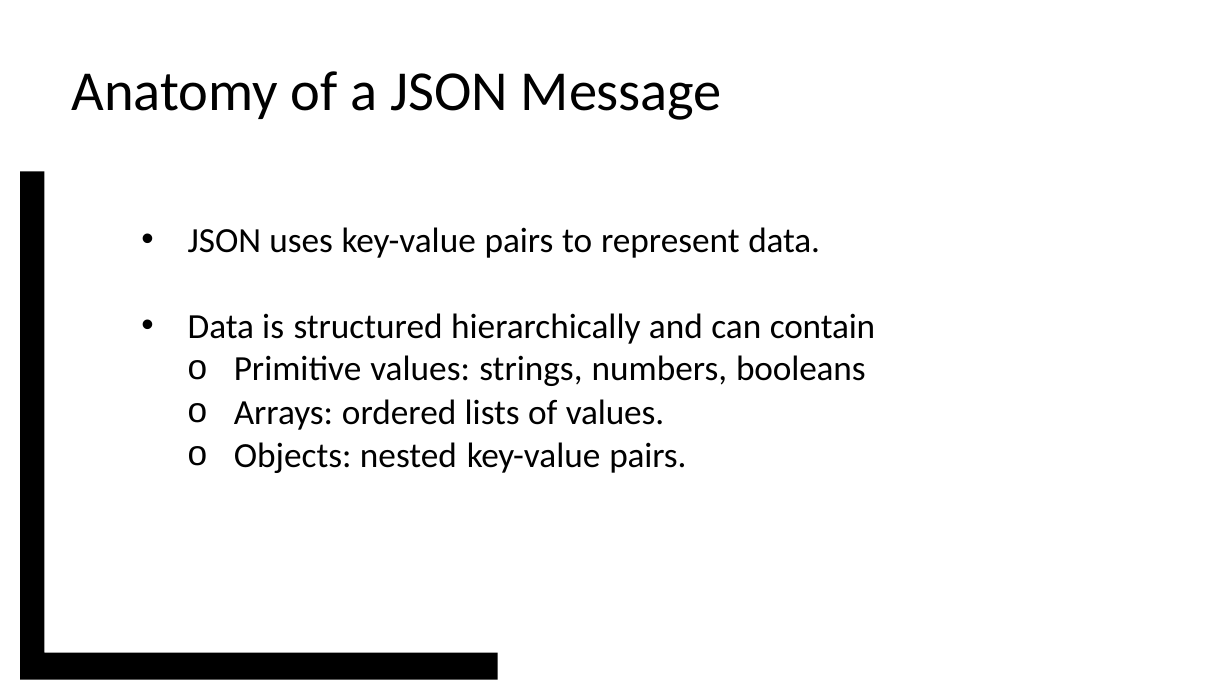
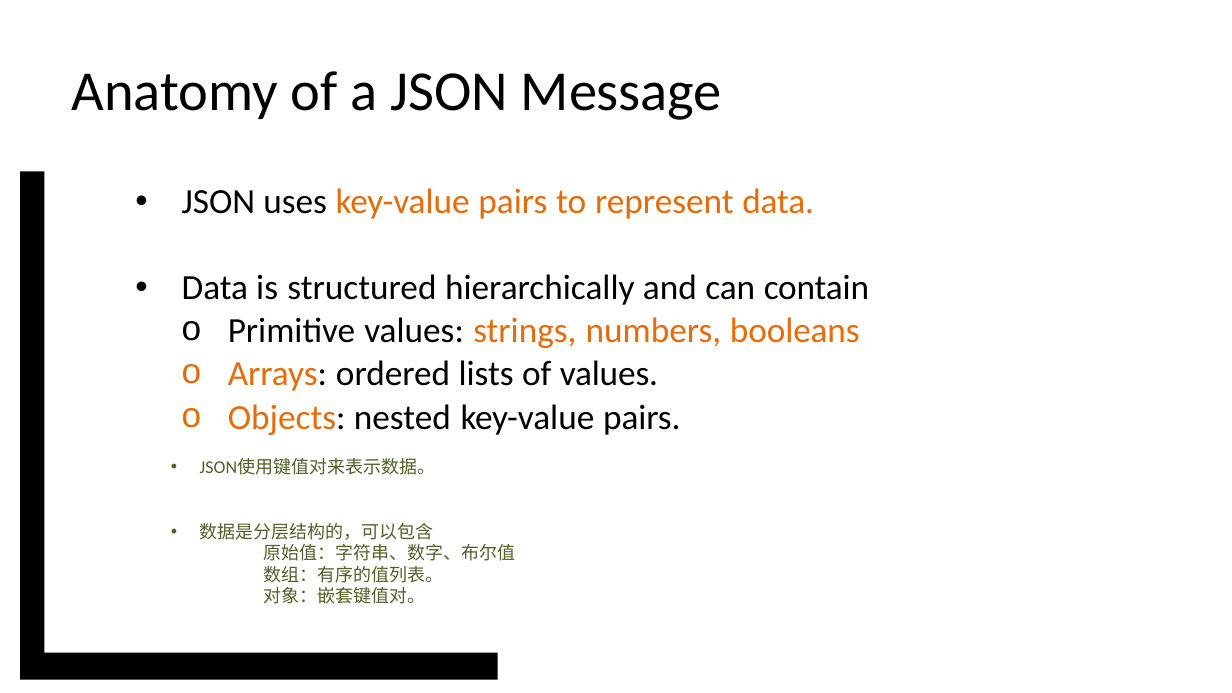
Before and after one commit to vcboy1/Leeds, a slide deck: slide 14 of 26fall/1850/Note/w1.8_s2.pptx. Drawn at 1232x693 pixels with LibreOffice and Linux fonts; fonts in the diff are those of the drawing; background and template pictures are left out. Boxes give left, top, right and bottom in pixels: in the first picture for what was removed or moved away, otherwise in the second. Text is boxed around its words. In the diff, an @@ line names an element or a change of style, - is before the commit and + after.

```diff
--- a/26fall/1850/Note/w1.8_s2.pptx
+++ b/26fall/1850/Note/w1.8_s2.pptx
@@ text "JSON uses key-value pairs to ...": place and size @@
-text "JSON uses key-value pairs to ..." at [188,227,875,473]
+text "JSON uses key-value pairs to ..." at [182,188,869,435]
@@ text at [182,188,860,435]: text colour #000000 to #E46C0A in "key-value pairs to represent data.", "strings, numbers, booleans", "Arrays:", "Objects:" @@
@@ text added at [200,458,515,604], 14 pt, text #4F6228 @@
+• JSON使用键值对来表示数据。
+• 数据是分层结构的，可以包含
+        原始值：字符串、数字、布尔值
+      数组：有序的值列表。
+      对象：嵌套键值对。
```
Also in this commit, not shown: 12 other slides changed, 32 other files.
